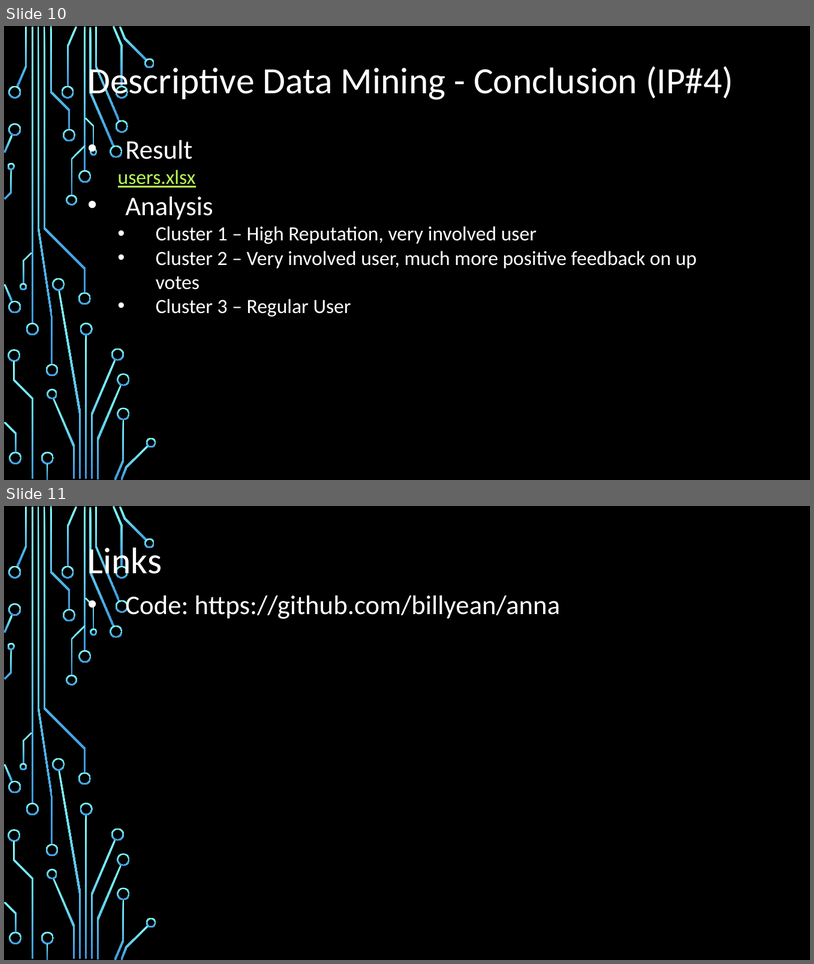
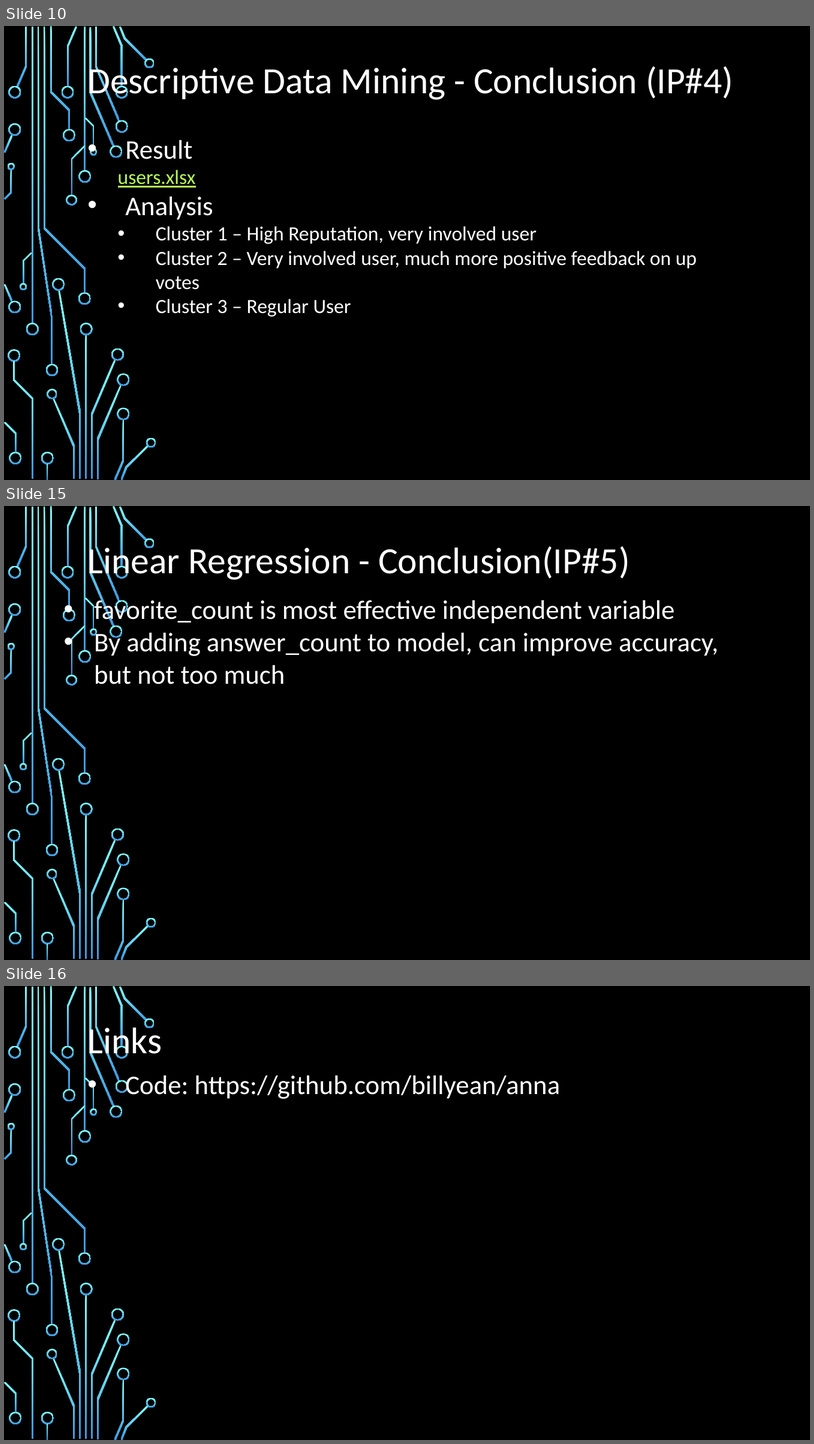
Before and after one commit to billyean/anna, a slide deck: Data Analytics and Information Virtualization Project.pptx. Shown one above the other, each under a label of ours: slides 10 and 11 before the commit, slides 10, 15 and 16 after it; the slides between them are not shown. The pictures are 814x964 and 814x1444 pixels, drawn with LibreOffice and Linux fonts; fonts in the diff are those of the drawing; background and template pictures are left out. Boxes give left, top, right and bottom in pixels: in the first picture for what was removed or moved away, otherwise in the second. Text is boxed around its words. In the diff, an @@ line names an element or a change of style, - is before the commit and + after.

Commit message:
Adding linear regression analysis

```diff
--- a/Data Analytics and Information Virtualization Project.pptx
+++ b/Data Analytics and Information Virtualization Project.pptx
@@ slide 15 added at (4, 506, 810, 960), background picture (left out); not listed: 54 template elements that a slide beside it also shows @@
@@ text added at (87, 543, 630, 582), 44 pt, text #FFFFFF @@
+Linear Regression - Conclusion(IP#5)
@@ text added at (94, 597, 719, 684), 32 pt, text #FFFFFF @@
+• favorite_count is most effective independent variable
+• By adding answer_count to model, can improve accuracy, but not too much
@@ what was slide 11 is now slide 16 @@
```
Also in this commit, not shown: 1 slide changed, 4 other slides added, 2 other files.
